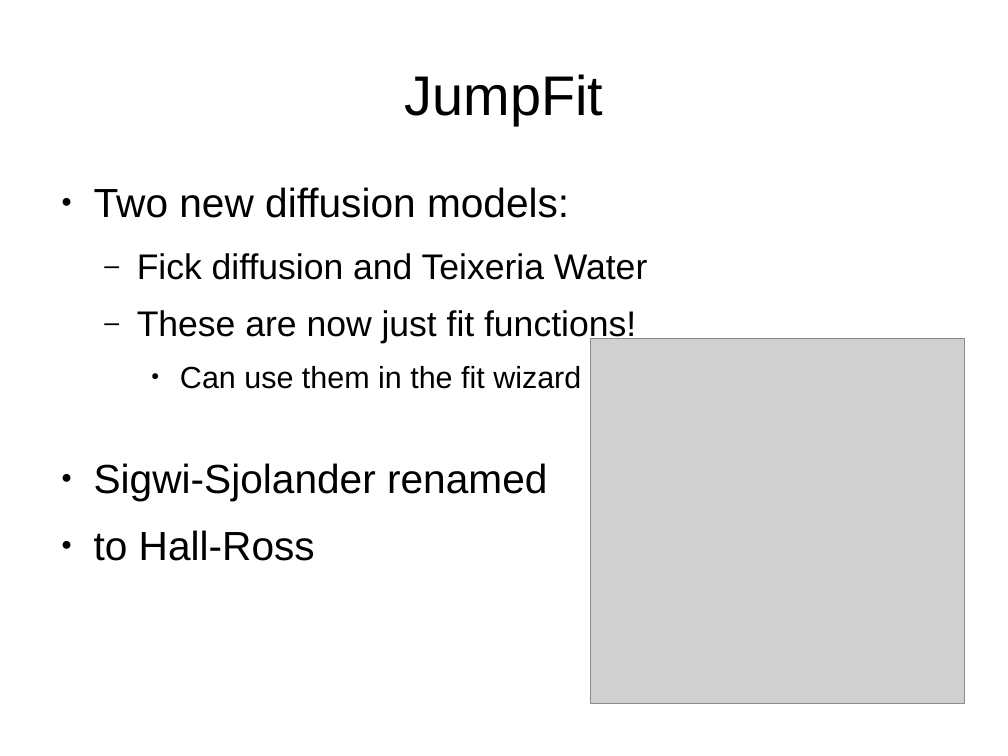
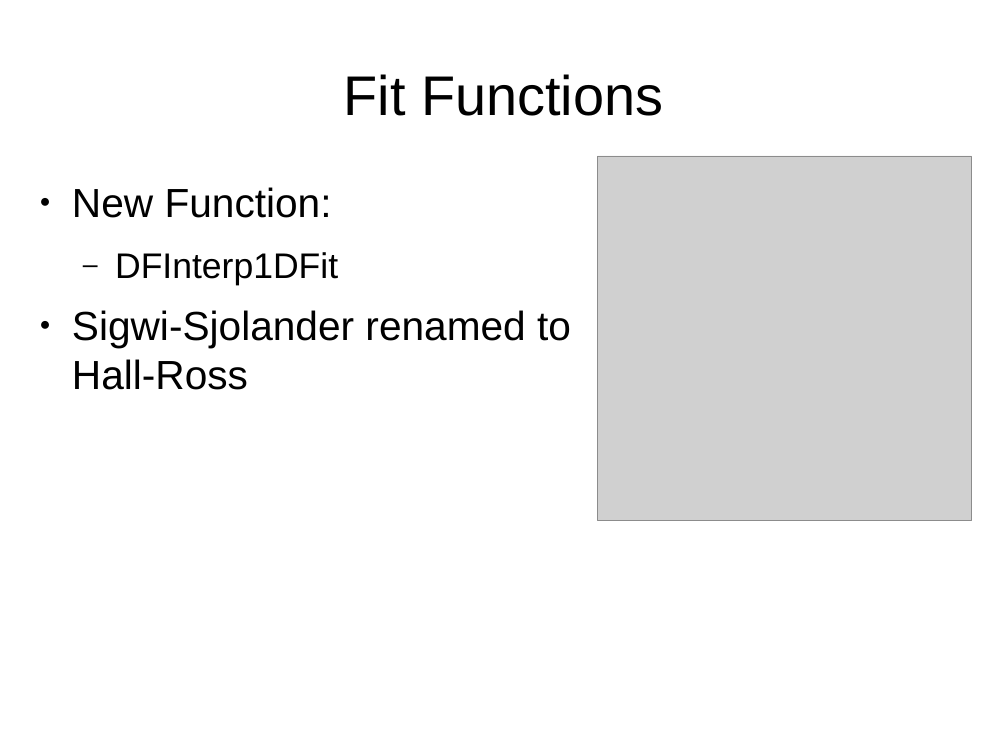
Before and after one commit to samueljackson92/documents, a slide deck: slide 10 of RAL/msg_presentation.pptx. Drawn at 1008x756 pixels with LibreOffice and Linux fonts; fonts in the diff are those of the drawing; grey boxes stand for pictures. Boxes give left, top, right and bottom in pixels: in the first picture for what was removed or moved away, otherwise in the second. Text is boxed around its words. In the diff, an @@ line names an element or a change of style, - is before the commit and + after.

Commit message:
Refactor MSG presentation

```diff
--- a/RAL/msg_presentation.pptx
+++ b/RAL/msg_presentation.pptx
@@ title at (344,74,663,116): text changed @@
-JumpFit
+Fit Functions
@@ picture: place and size @@
-picture at (591,338,965,703)
+picture at (598,156,972,521)
@@ text at (72,187,571,390): text changed; size 28 to 32 pt @@
-● Two new diffusion models:
-  – Fick diffusion and Teixeria Water
-  – These are now just fit functions!
-    ● Can use them in the fit wizard
-● Sigwi-Sjolander renamed
-● to Hall-Ross
+● New Function:
+  – DFInterp1DFit
+● Sigwi-Sjolander renamed to Hall-Ross
```
Also in this commit, not shown: 7 other slides changed, 1 slide added.
